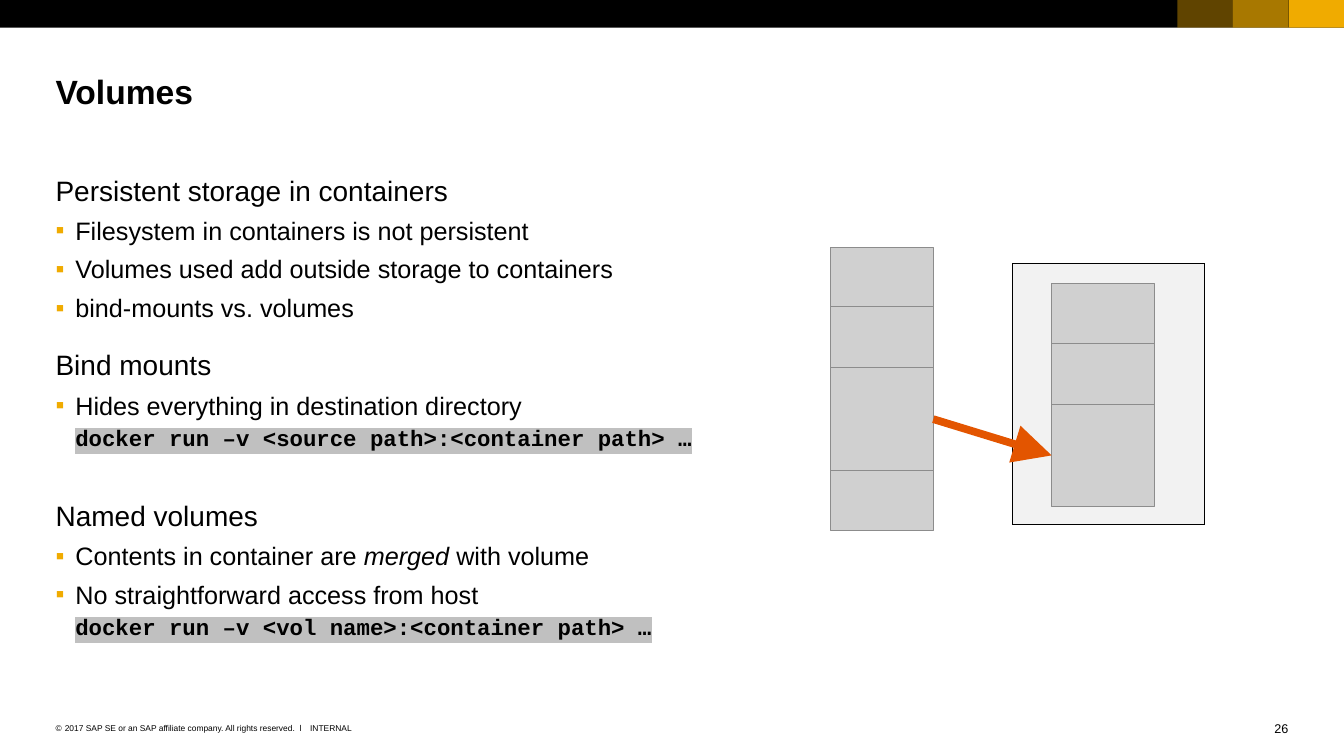
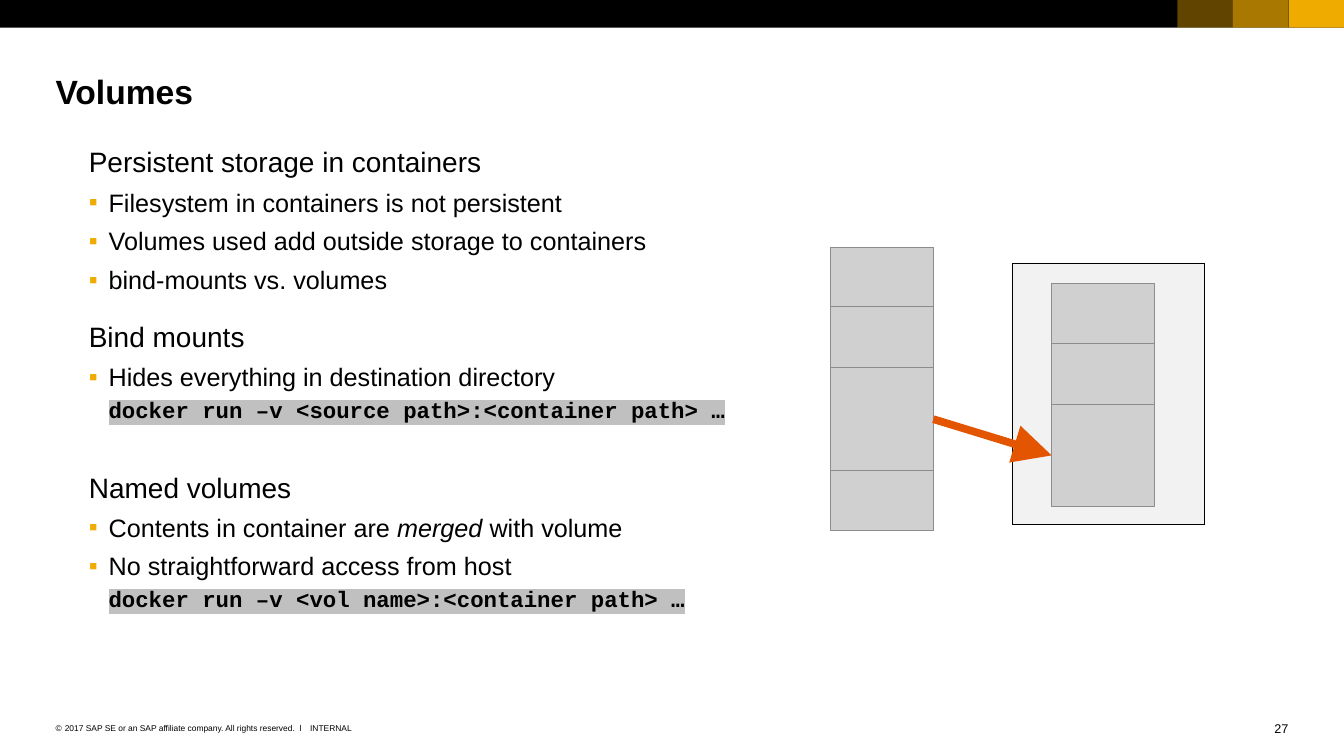
Before and after one commit to cuijiyao01/docker-k8s-training, a slide deck: slide 27 of docker/02_Docker_Fundamentals.pptx (slide 26 before the commit). Drawn at 1344x756 pixels with LibreOffice and Linux fonts; fonts in the diff are those of the drawing; grey boxes stand for pictures. Boxes give left, top, right and bottom in pixels: in the first picture for what was removed or moved away, otherwise in the second. Text is boxed around its words. In the diff, an @@ line names an element or a change of style, - is before the commit and + after.

Commit message:
Changed Docker volumes slide.

```diff
--- a/docker/02_Docker_Fundamentals.pptx
+++ b/docker/02_Docker_Fundamentals.pptx
@@ text "Persistent storage in containers": place and size @@
-text "Persistent storage in containers" at [56, 180, 665, 640]
+text "Persistent storage in containers" at [89, 151, 698, 612]
@@ page number at [1274, 724, 1288, 733]: text changed @@
-26
+27
```
Also in this commit, not shown: 1 slide added.
